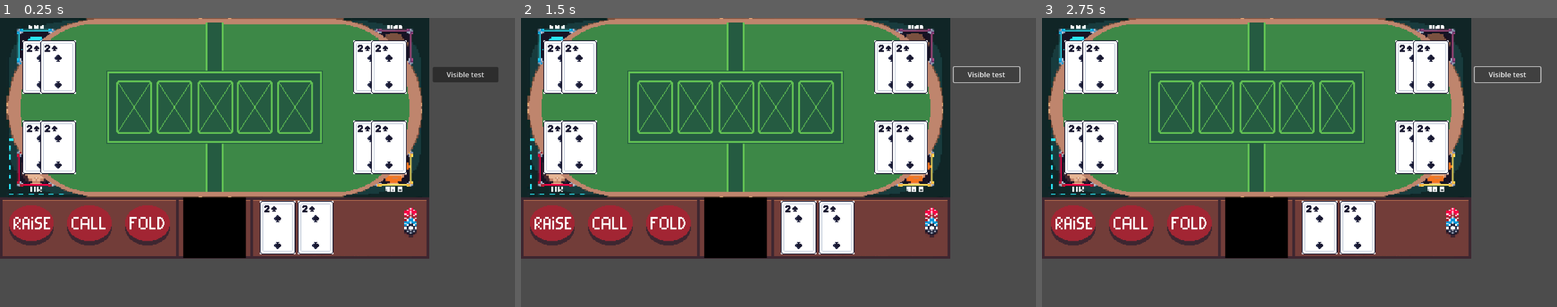
Above: before the commit, frames 1-3 (left to right).
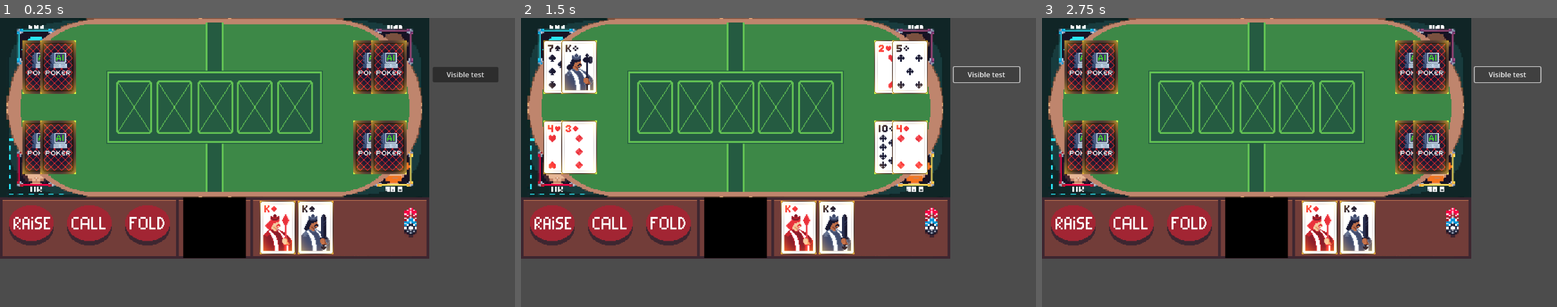
Above: after the commit, the same moments.

Repository: DrRGBaum/PokerAI
Game: Godot game, scene res://scenes/kevin_was_here.tscn
Two runs of this game, one before a commit and one after it. Both use one fixed random seed, a clock stepped at 60 frames per second and the inputs below.
Inputs:
- Up to frame 1 (0.25 s): no input
- Up to frame 2 (1.5 s): click "Visible test" at 0.5 s; click "Visible test" at 1.25 s
- Up to frame 3 (2.75 s): click "Visible test" at 2 s

The runs differ from the first frame. In frame 1, 9.0% of the frame differs, in the area x 4-79%, y 7-82%; in frame 2, 4.2%; in frame 3, 9.0%.
Error before the commit: Invalid assignment of property or key 'region_rect' with value of type 'Rect2' on a base object of type 'null instance'. (res://scenes/card.tscn::GDScript_f4ry…

Commit message:
irgendein funktionierender effekt (uff)
viele tränen wurde bis hierher schon vergossen...

Diff:
--- a/scenes/card.gdshader
+++ b/scenes/card.gdshader
@@ -1,22 +1,35 @@
 shader_type canvas_item;
+render_mode unshaded;
 
-uniform vec4 line_color : source_color = vec4(1.0);
-uniform float line_thickness : hint_range(0, 10) = 1.0;
+uniform bool Smooth = true;
+uniform float width : hint_range(0.0, 64) = 1.0;
+uniform vec4 outline_color : source_color = vec4(0.0, 0.0, 0.0, 1.0);
+uniform int pixel_size : hint_range(1, 10) = 4;
+uniform float width_speed :hint_range(0.1, 10) = 1;
 
-const vec2 OFFSETS[8] = {
-	vec2(-1, -1), vec2(-1, 0), vec2(-1, 1), vec2(0, -1), vec2(0, 1),
-	vec2(1, -1), vec2(1, 0), vec2(1, 1)
-};
-
-void fragment() {
-	vec2 size = TEXTURE_PIXEL_SIZE * line_thickness;
-	float outline = 0.0;
-
-	for (int i = 0; i < OFFSETS.length(); i++) {
-		outline += texture(TEXTURE, UV + size * OFFSETS[i]).a;
-	}
-	outline = min(outline, 1.0);
-
-	vec4 color = texture(TEXTURE, UV);
-	COLOR = mix(color, line_color, outline - color.a);
+void fragment()
+{
+    float _width = width + ((sin(TIME*width_speed) + 1.0) -2.0) * 10.0;
+    vec2 unit = (1.0/float(pixel_size) ) / vec2(textureSize(TEXTURE, 0));
+    vec4 pixel_color = texture(TEXTURE, UV);
+    if (pixel_color.a == 0.0) {
+        pixel_color = outline_color;
+        pixel_color.a = 0.0;
+        for (float x = -ceil(_width); x <= ceil(_width); x++) {
+            for (float y = -ceil(_width); y <= ceil(_width); y++) {
+                if (texture(TEXTURE, UV + vec2(x*unit.x, y*unit.y)).a == 0.0 || (x==0.0 && y==0.0)) {
+                    continue;
+                }
+                if (Smooth) {
+                    pixel_color.a += outline_color.a / (pow(x,2)+pow(y,2)) * (1.0-pow(2.0, -_width));
+                    if (pixel_color.a > 1.0) {
+                        pixel_color.a = 1.0;
+                    }
+                } else {
+                    pixel_color.a = outline_color.a;
+                }
+            }
+        }
+    }
+    COLOR = pixel_color;
 }
--- a/scenes/card.tscn
+++ b/scenes/card.tscn
@@ -1,7 +1,7 @@
 [gd_scene load_steps=7 format=3 uid="uid://okvdo5etcrma"]
 
 [ext_resource type="Texture2D" uid="uid://citrhexvms2yc" path="res://assets/PixelCards.png" id="1_3jy3d"]
-[ext_resource type="Shader" path="res://scenes/card.gdshader" id="1_ficyj"]
+[ext_resource type="Shader" path="res://scenes/cardShine.gdshader" id="2_onmw5"]
 
 [sub_resource type="GDScript" id="GDScript_f4ry0"]
 script/source = "extends Node2D
@@ -20,9 +20,11 @@
 func visible(pVisible :bool):
 	isVisible = pVisible
 	if pVisible:
-		$PixelPokerTest.region_rect = regionPos
+		$Area2D/CollisionShape2D/PixelPokerTest.region_rect = regionPos
+		# $PixelPokerTest.region_rect = regionPos
 	else:
-		$PixelPokerTest.region_rect = cardBack
+		$Area2D/CollisionShape2D/PixelPokerTest.region_rect = cardBack
+		# $PixelPokerTest.region_rect = cardBack
 	pass
 
 # Called when the node enters the scene tree for the first time.
@@ -30,7 +32,9 @@
 	# numb = value.lstrip(\"scdh_\") to check the number of the card
 	# print(value)
 
-	$PixelPokerTest.region_rect = regionPos
+	$Area2D/CollisionShape2D/PixelPokerTest.region_rect = regionPos
+	#$PixelPokerTest.region_rect = regionPos
+
 	queue_redraw()
 	pass # Replace with function body.
 
@@ -40,18 +44,28 @@
 	pass
 "
 
-[sub_resource type="ShaderMaterial" id="ShaderMaterial_s5c4f"]
-shader = ExtResource("1_ficyj")
-shader_parameter/line_color = Color(1, 1, 1, 1)
-shader_parameter/line_thickness = 1.0
-
 [sub_resource type="RectangleShape2D" id="RectangleShape2D_8n71y"]
 size = Vector2(96, 134)
 
 [sub_resource type="ShaderMaterial" id="ShaderMaterial_lel7d"]
-shader = ExtResource("1_ficyj")
-shader_parameter/line_color = Color(1, 1, 1, 1)
-shader_parameter/line_thickness = 1.0
+
+[sub_resource type="ShaderMaterial" id="ShaderMaterial_80g86"]
+shader = ExtResource("2_onmw5")
+shader_parameter/center = Vector2(0.5, 0.5)
+shader_parameter/size = 1.0
+shader_parameter/squishness = Vector2(1, 1)
+shader_parameter/color1 = Color(1, 0, 0, 0)
+shader_parameter/color2 = Color(1, 0.0862745, 0, 0)
+shader_parameter/color3 = Color(0.776471, 0.2, 0, 0)
+shader_parameter/color4 = Color(1, 0.462745, 0, 0)
+shader_parameter/color5 = Color(1, 0.486275, 0, 0)
+shader_parameter/color6 = Color(1, 1, 0, 1)
+shader_parameter/step1 = 0.159
+shader_parameter/step2 = 0.182
+shader_parameter/step3 = 0.233
+shader_parameter/step4 = 0.264
+shader_parameter/step5 = 0.265
+shader_parameter/step6 = 1.0
 
 [node name="card" type="Node2D"]
 position = Vector2(40, 60)
@@ -60,7 +74,6 @@
 [node name="Area2D" type="Area2D" parent="."]
 
 [node name="CollisionShape2D" type="CollisionShape2D" parent="Area2D"]
-material = SubResource("ShaderMaterial_s5c4f")
 shape = SubResource("RectangleShape2D_8n71y")
 disabled = true
 
@@ -70,3 +83,10 @@
 texture = ExtResource("1_3jy3d")
 region_enabled = true
 region_rect = Rect2(0, 0, 40, 60)
+
+[node name="ColorRect" type="ColorRect" parent="."]
+material = SubResource("ShaderMaterial_80g86")
+offset_left = -40.0
+offset_top = -60.0
+offset_right = 40.0
+offset_bottom = 60.0
--- /dev/null
+++ b/scenes/cardShine.gdshader
@@ -0,0 +1,31 @@
+shader_type canvas_item;
+render_mode blend_add; //Comment this if you want another render mode.
+uniform vec2 center = vec2(0.5);
+uniform float size: hint_range(0.0,5.0) = 1.0; //change size to well, change the size of your gradient
+uniform vec2 squishness = vec2(1.0); // how squashed your gradient is
+
+//choose colors in the inspector
+uniform vec4 color1 : source_color;
+uniform vec4 color2 : source_color;
+uniform vec4 color3 : source_color;
+uniform vec4 color4 : source_color;
+uniform vec4 color5 : source_color;
+uniform vec4 color6 : source_color;
+
+//choose how far the colors are from each other in the inspector
+uniform float step1 : hint_range(0.0,1.0) = 0.159;
+uniform float step2 : hint_range(0.0,1.0) = 0.182;
+uniform float step3 : hint_range(0.0,1.0) = 0.233;
+uniform float step4 : hint_range(0.0,1.0) = 0.264;
+uniform float step5 : hint_range(0.0,1.0) = 0.265;
+uniform float step6 : hint_range(0.0,1.0) = 0.266;
+
+void fragment() {
+	float dist = distance(center*squishness,UV*squishness);
+	vec4 color = mix(color1, color2, smoothstep(step1*size, step2*size, dist));
+	color = mix(color, color3, smoothstep(step2*size, step3*size, dist));
+	color = mix(color, color4, smoothstep(step3*size, step4*size, dist));
+	color = mix(color, color5, smoothstep(step4*size, step5*size, dist));
+	color = mix(color, color6, smoothstep(step5*size, step6*size, dist));
+	COLOR = color;
+}
